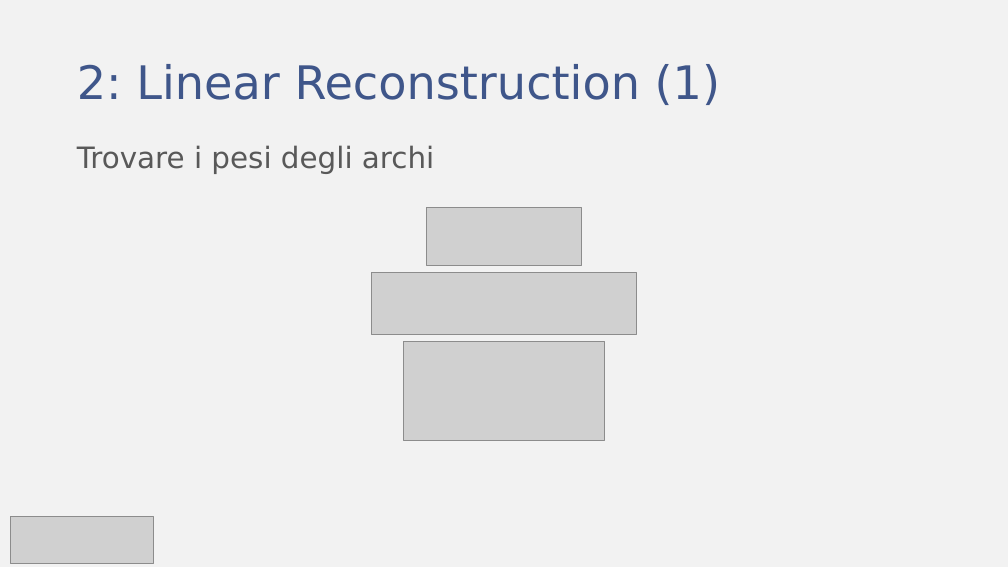
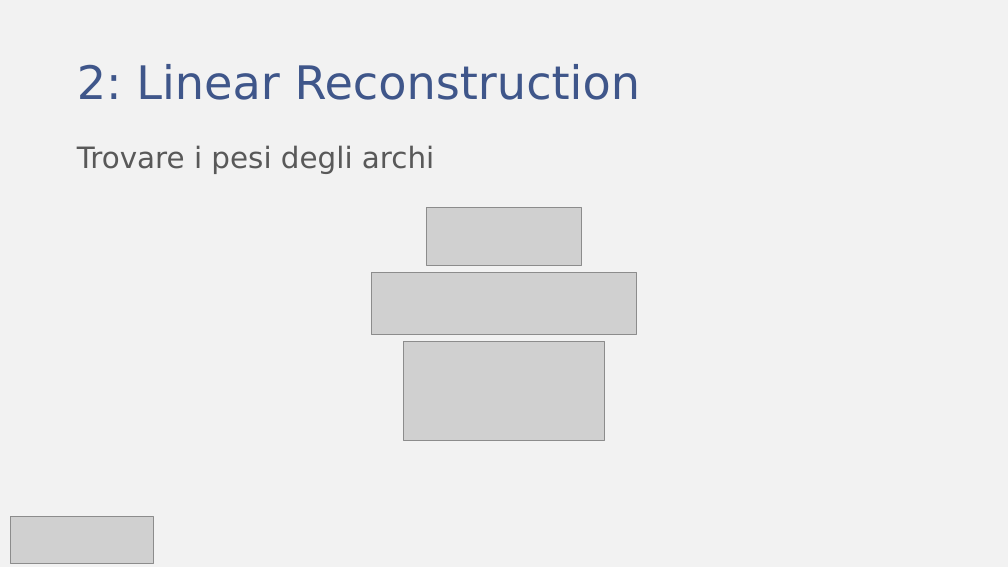
Before and after one commit to fratorgano/dimensionality-reduction, a slide deck: slide 9 of lle/LLE.pptx. Drawn at 1008x567 pixels with LibreOffice and Linux fonts; fonts in the diff are those of the drawing; grey boxes stand for pictures. Boxes give left, top, right and bottom in pixels: in the first picture for what was removed or moved away, otherwise in the second. Text is boxed around its words. In the diff, an @@ line names an element or a change of style, - is before the commit and + after.

```diff
--- a/lle/LLE.pptx
+++ b/lle/LLE.pptx
@@ title at [77,64,640,100]: text changed @@
-2: Linear Reconstruction (1)
+2: Linear Reconstruction
```
Also in this commit, not shown: 1 other slide changed, 1 other file.
